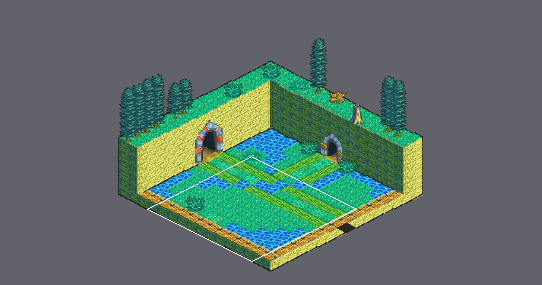
Tiled map -- Final_Fantasy_Mystery_World/Game/assets/maps/Tutorial_PreFinal.tmx. Above: a wide view before the commit, with the close-up outlined.
Close-up. Earlier state:
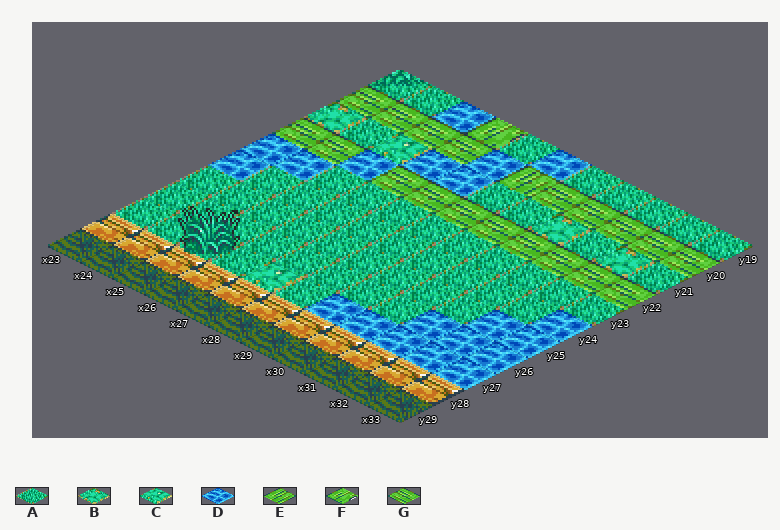
Cells are 32x16 px. Isometric: x runs down to the right, y down to the left. Shown: x 23..33, y 19..29.
Key: from "tutorial_tileset": A 0, B 1, C 2, D 3, E 24, F 25, G 26.
_ is an empty cell.
Layers that did not change in this view are not listed.
Layer "Floor" before, first column x 23:
19 AADFADAAAAA
20 GGGGDEGGGGG
21 BACDDAABABA
22 GGDGGGGGGGG
23 DDAAAAAAAAA
24 DAAAAAAAAAD
25 AAAAAAAAADD
26 AAAAAAAADDD
27 AAAACADDDDD
28 ___________
29 ___________
After:
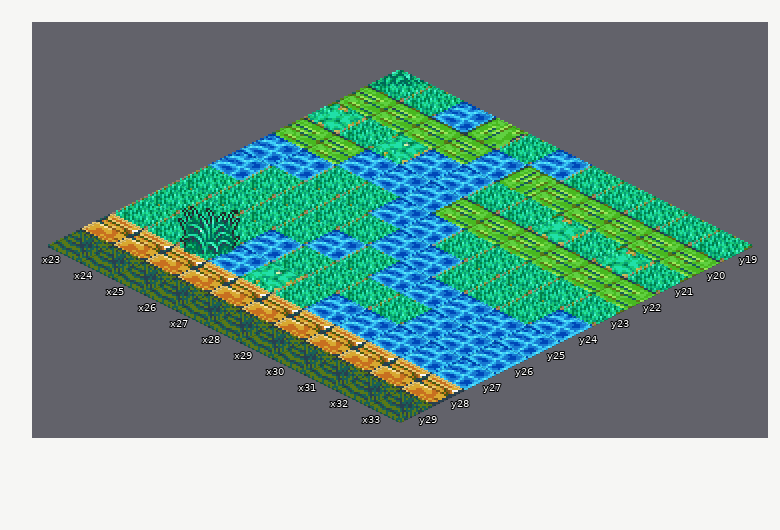
What changed:
Changed rows in their new state; . is an unchanged cell.
Layer "Floor":
first column x 26:
22 DD....
23 .DD...
24 ..DD..
25 .D.DDD
26 D.....
27 D.....
Changed places in both close-ups, as pixel boxes (x1, y1, x2, y2):
changed: (208, 166, 496, 326)
